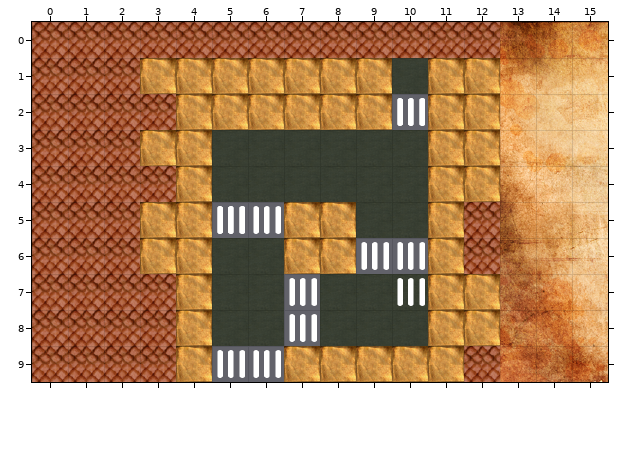
Tiled map, stored at assets/streetpirates-level2.tmx. The picture above was drawn from the file before the commit.
Cells are 60x60 px. Shown: x 0..15, y 0..9.
New version:
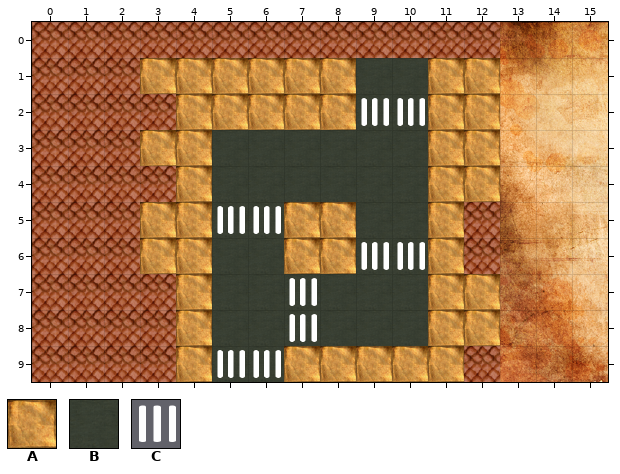
Key: from "map_tiles (2)": A 0, B 3, C 9.
_ is an empty cell.
Edits made:
{"where": "layer \"Tile Layer 1\""}
{"y":1,"x":9,"old":"A","new":"B"}
{"y":2,"x":9,"old":"AC","new":"BB"}
{"y":5,"x":5,"old":"CC","new":"BB"}
{"y":6,"x":9,"old":"CC","new":"BB"}
{"y":7,"x":7,"old":"C","new":"B"}
{"y":8,"x":7,"old":"C","new":"B"}
{"y":9,"x":5,"old":"CC","new":"BB"}
{"where": "layer \"Tile Layer 2\""}
{"y":2,"x":9,"old":"_","new":"C"}
{"y":5,"x":6,"old":"_","new":"C"}
{"y":6,"x":9,"old":"__","new":"CC"}
{"y":7,"x":7,"old":"_","new":"C"}
{"y":7,"x":10,"old":"C","new":"_"}
{"y":8,"x":7,"old":"_","new":"C"}
{"y":9,"x":5,"old":"__","new":"CC"}
{"label":"changed","picture_box":[356,58,428,130]}
{"label":"changed","picture_box":[212,202,284,238]}
{"label":"changed","picture_box":[356,238,428,306]}
{"label":"changed","picture_box":[212,274,320,382]}
